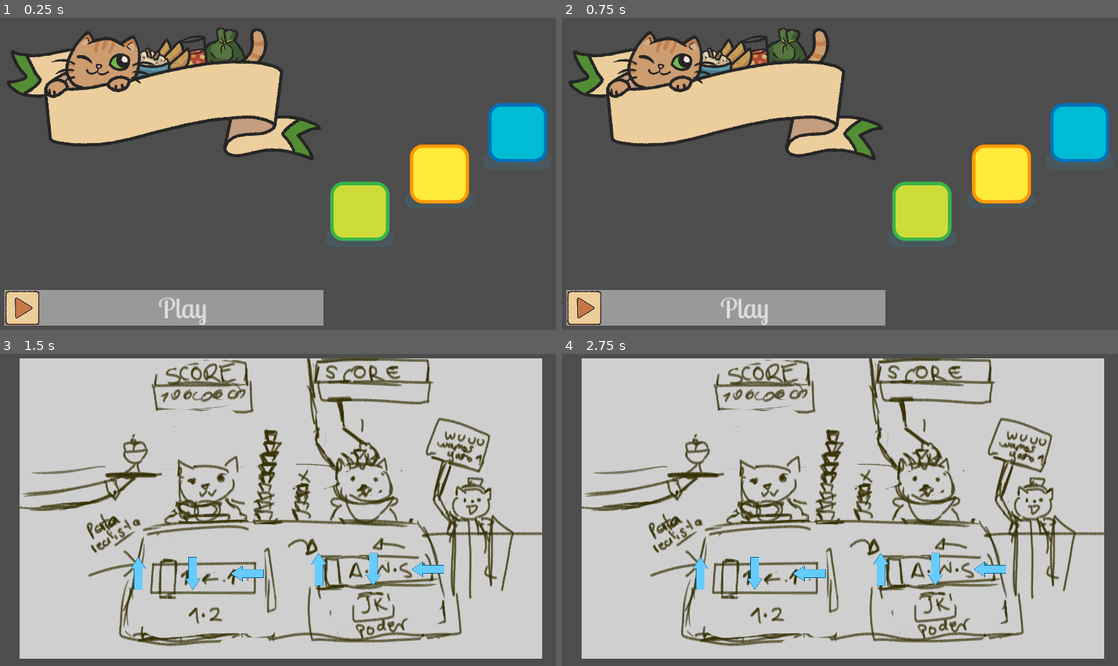
Above: before the commit, frames 1-4 (two rows, left to right).
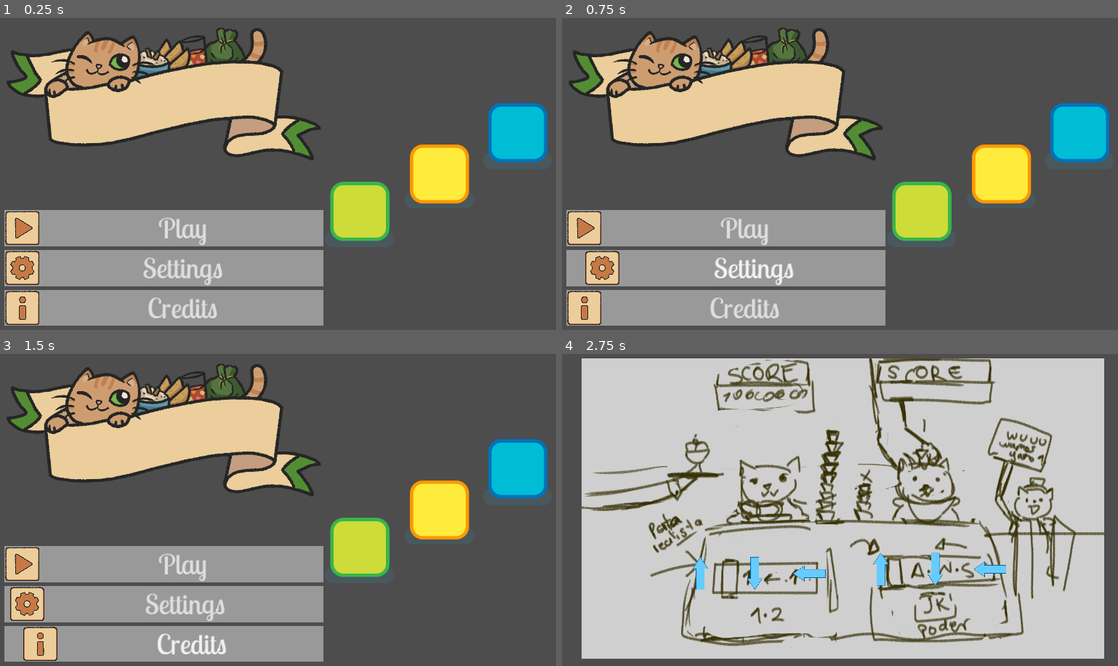
Above: after the commit, the same moments.

Repository: soetgdeznsgk/GGJ24---Fat-Cat-Fest
Game: Godot game, scene res://Escenas/Menus/menu_principal.tscn
Same seed, same stepped clock (60 frames per second), same inputs: the game is played once before the commit and once after it.
Inputs (mouse positions are in pixels of both pictures, inside the frame that each line leads up to):
- Up to frame 1 (0.25 s): no input
- Up to frame 2 (0.75 s): click (728, 267) at 0.5 s, where only the run after the commit has a clickable "Settings"
- Up to frame 3 (1.5 s): click (166, 644) at 1.25 s, where only the run after the commit has a clickable "Credits"
- Up to frame 4 (2.75 s): click (728, 563) at 2 s, where only the run after the commit has a clickable "Play"

The runs differ from the first frame. In frame 1, 14% of the frame differs, in the area x 0-59%, y 61-99%; in frame 2, 14%; in frame 3, 90%, in the area x 0-99%, y 1-99%; in frame 4, nothing differs.
Error before the commit: Invalid access to property or key 'h_separation' on a base object of type 'null instance'. (res://Escenas/Menus/Buttons/Button.gd:4)

Commit message:
Animaciones bonitas
pero tiene un bug raro la letra S

Diff:
--- a/Escenas/Menus/Buttons/Button.gd
+++ b/Escenas/Menus/Buttons/Button.gd
@@ -1,9 +1,33 @@
 extends Button
 @onready var anim:AnimationPlayer = $AnimationPlayer
-@onready var tween : Tween
-@onready var leftMargin = $PlayButton.h_separation
+var seeker = 0
+var backwards = false
+var forward = false
+# TODO corregir que la S parpadea con la animación
 func _on_mouse_entered():
-	print(leftMargin)
+	if anim.is_playing():
+		seeker = anim.current_animation_position
+	else:
+		seeker = 0
+	if !forward:
+		anim.play("slide")
+		forward = true
+		backwards = false
+		anim.seek(seeker)
 
 func _on_mouse_exited():
-	print(leftMargin)
+	if anim.is_playing():
+		seeker = anim.current_animation_position
+	else:
+		seeker = 0
+	if !backwards:
+		anim.seek(seeker)
+		anim.play_backwards("slide")
+		forward = false
+		backwards = true
+
+func _on_focus_entered() -> void:
+	_on_mouse_entered()
+
+func _on_focus_exited() -> void:
+	_on_mouse_exited()
--- a/Escenas/Menus/menu_principal.gd
+++ b/Escenas/Menus/menu_principal.gd
@@ -1,8 +1,8 @@
 extends Control
 
 var bg_music := AudioStreamPlayer.new()
-
-
+var noMouse = false
+var mousePos : Vector2
 
 # Called when the node enters the scene tree for the first time.
 func _ready():
@@ -16,10 +16,30 @@
 #by Eric Matyas
 #www.soundimage.org
 
+func deviceChanged():
+	if noMouse:
+		$MenuPrincipal/HBoxContainer/VBoxContainer/VBoxContainer/PlayButton.grab_focus()
+	else:
+		$MenuPrincipal/HBoxContainer/VBoxContainer/VBoxContainer/PlayButton.release_focus()
+		$MenuPrincipal/HBoxContainer/VBoxContainer/VBoxContainer/PlayButton2.release_focus()
+		$MenuPrincipal/HBoxContainer/VBoxContainer/VBoxContainer/PlayButton3.release_focus()
 
 # Called every frame. 'delta' is the elapsed time since the previous frame.
 func _process(delta):
-	pass
+	if Input.is_action_just_pressed("AbajoPj1") and !noMouse:
+		noMouse = true
+		deviceChanged()
+		mousePos = get_global_mouse_position()
+	if Input.is_action_just_pressed("ArribaPj1") and !noMouse:
+		noMouse = true
+		deviceChanged()
+		mousePos = get_global_mouse_position()
+	if Input.is_mouse_button_pressed(MOUSE_BUTTON_LEFT) and noMouse:
+		noMouse = false
+		deviceChanged()
+	if mousePos.distance_squared_to(get_global_mouse_position()) > 200 and noMouse:
+		noMouse = false
+		deviceChanged()
 
 func _on_play_button_pressed():
 	get_tree().change_scene_to_file("res://Escenas/Maingame/Maingame.tscn")
--- a/Escenas/Menus/menu_principal.tscn
+++ b/Escenas/Menus/menu_principal.tscn
@@ -1,9 +1,17 @@
-[gd_scene load_steps=5 format=3 uid="uid://wibtjjyhafg4"]
+[gd_scene load_steps=10 format=3 uid="uid://wibtjjyhafg4"]
 
 [ext_resource type="Script" path="res://Escenas/Menus/menu_principal.gd" id="1_vn785"]
 [ext_resource type="Texture2D" uid="uid://d2skq3dyio1rp" path="res://Escenas/Menus/Imgs/FatCatFestLogo.png" id="2_ijal2"]
 [ext_resource type="PackedScene" uid="uid://kcqxgo84fi45" path="res://button_anim.tscn" id="3_g302f"]
+[ext_resource type="Texture2D" uid="uid://dxkx5w2qurkf3" path="res://Escenas/Menus/Buttons/OptionsButton.png" id="4_gf66w"]
+[ext_resource type="Texture2D" uid="uid://c7ru10qr3mnrv" path="res://Escenas/Menus/Buttons/InfoButton.png" id="5_j1sg3"]
 [ext_resource type="Texture2D" uid="uid://2w4i8bs40b7c" path="res://Escenas/Menus/Placeholders/characters.png" id="5_msp6e"]
+
+[sub_resource type="StyleBoxFlat" id="StyleBoxFlat_71wjp"]
+
+[sub_resource type="StyleBoxFlat" id="StyleBoxFlat_7348w"]
+
+[sub_resource type="StyleBoxFlat" id="StyleBoxFlat_swt7l"]
 
 [node name="Control" type="Control"]
 layout_mode = 3
@@ -53,6 +61,25 @@
 
 [node name="PlayButton" parent="MenuPrincipal/HBoxContainer/VBoxContainer/VBoxContainer" instance=ExtResource("3_g302f")]
 layout_mode = 2
+theme_override_styles/pressed = SubResource("StyleBoxFlat_71wjp")
+
+[node name="PlayButton2" parent="MenuPrincipal/HBoxContainer/VBoxContainer/VBoxContainer" instance=ExtResource("3_g302f")]
+layout_mode = 2
+theme_override_styles/normal = SubResource("StyleBoxFlat_7348w")
+theme_override_styles/hover = SubResource("StyleBoxFlat_7348w")
+theme_override_styles/pressed = SubResource("StyleBoxFlat_7348w")
+theme_override_styles/focus = SubResource("StyleBoxFlat_7348w")
+text = "Settings"
+icon = ExtResource("4_gf66w")
+
+[node name="PlayButton3" parent="MenuPrincipal/HBoxContainer/VBoxContainer/VBoxContainer" instance=ExtResource("3_g302f")]
+layout_mode = 2
+theme_override_styles/normal = SubResource("StyleBoxFlat_swt7l")
+theme_override_styles/hover = SubResource("StyleBoxFlat_swt7l")
+theme_override_styles/pressed = SubResource("StyleBoxFlat_swt7l")
+theme_override_styles/focus = SubResource("StyleBoxFlat_swt7l")
+text = "Credits"
+icon = ExtResource("5_j1sg3")
 
 [node name="CenterContainer" type="CenterContainer" parent="MenuPrincipal/HBoxContainer"]
 layout_mode = 2
--- a/button_anim.tscn
+++ b/button_anim.tscn
@@ -1,10 +1,47 @@
-[gd_scene load_steps=5 format=3 uid="uid://kcqxgo84fi45"]
+[gd_scene load_steps=8 format=3 uid="uid://kcqxgo84fi45"]
 
 [ext_resource type="FontFile" uid="uid://cs81puvnc10pp" path="res://Escenas/Menus/Fonts/LobsterTwo-Regular.ttf" id="1_tud0j"]
 [ext_resource type="Texture2D" uid="uid://x886cltnkwtt" path="res://Escenas/Menus/Buttons/PlayButton.png" id="2_uoykt"]
 [ext_resource type="Script" path="res://Escenas/Menus/Buttons/Button.gd" id="3_vseul"]
 
 [sub_resource type="StyleBoxFlat" id="StyleBoxFlat_71wjp"]
+
+[sub_resource type="Animation" id="Animation_f4xeh"]
+resource_name = "slide"
+length = 0.34
+tracks/0/type = "value"
+tracks/0/imported = false
+tracks/0/enabled = true
+tracks/0/path = NodePath(".:theme_override_styles/hover:content_margin_left")
+tracks/0/interp = 1
+tracks/0/loop_wrap = true
+tracks/0/keys = {
+"times": PackedFloat32Array(0, 0.3),
+"transitions": PackedFloat32Array(1.93187, 1),
+"update": 0,
+"values": [-1.0, 70.0]
+}
+
+[sub_resource type="Animation" id="Animation_p1s8v"]
+length = 0.001
+tracks/0/type = "value"
+tracks/0/imported = false
+tracks/0/enabled = true
+tracks/0/path = NodePath(".:theme_override_styles/hover:content_margin_left")
+tracks/0/interp = 1
+tracks/0/loop_wrap = true
+tracks/0/keys = {
+"times": PackedFloat32Array(0),
+"transitions": PackedFloat32Array(1),
+"update": 0,
+"values": [-1.0]
+}
+
+[sub_resource type="AnimationLibrary" id="AnimationLibrary_8uuh1"]
+_data = {
+"RESET": SubResource("Animation_p1s8v"),
+"slide": SubResource("Animation_f4xeh")
+}
 
 [node name="PlayButton" type="Button"]
 offset_right = 549.0
@@ -14,10 +51,19 @@
 theme_override_font_sizes/font_size = 66
 theme_override_styles/normal = SubResource("StyleBoxFlat_71wjp")
 theme_override_styles/hover = SubResource("StyleBoxFlat_71wjp")
+theme_override_styles/focus = SubResource("StyleBoxFlat_71wjp")
 text = "Play"
 icon = ExtResource("2_uoykt")
 expand_icon = true
 script = ExtResource("3_vseul")
 
+[node name="AnimationPlayer" type="AnimationPlayer" parent="."]
+callback_mode_process = 0
+libraries = {
+"": SubResource("AnimationLibrary_8uuh1")
+}
+
+[connection signal="focus_entered" from="." to="." method="_on_focus_entered"]
+[connection signal="focus_exited" from="." to="." method="_on_focus_exited"]
 [connection signal="mouse_entered" from="." to="." method="_on_mouse_entered"]
 [connection signal="mouse_exited" from="." to="." method="_on_mouse_exited"]
--- /dev/null
+++ b/default_bus_layout.tres
@@ -0,0 +1,4 @@
+[gd_resource type="AudioBusLayout" format=3 uid="uid://bwri6q61hieua"]
+
+[resource]
+bus/0/volume_db = -80.0
